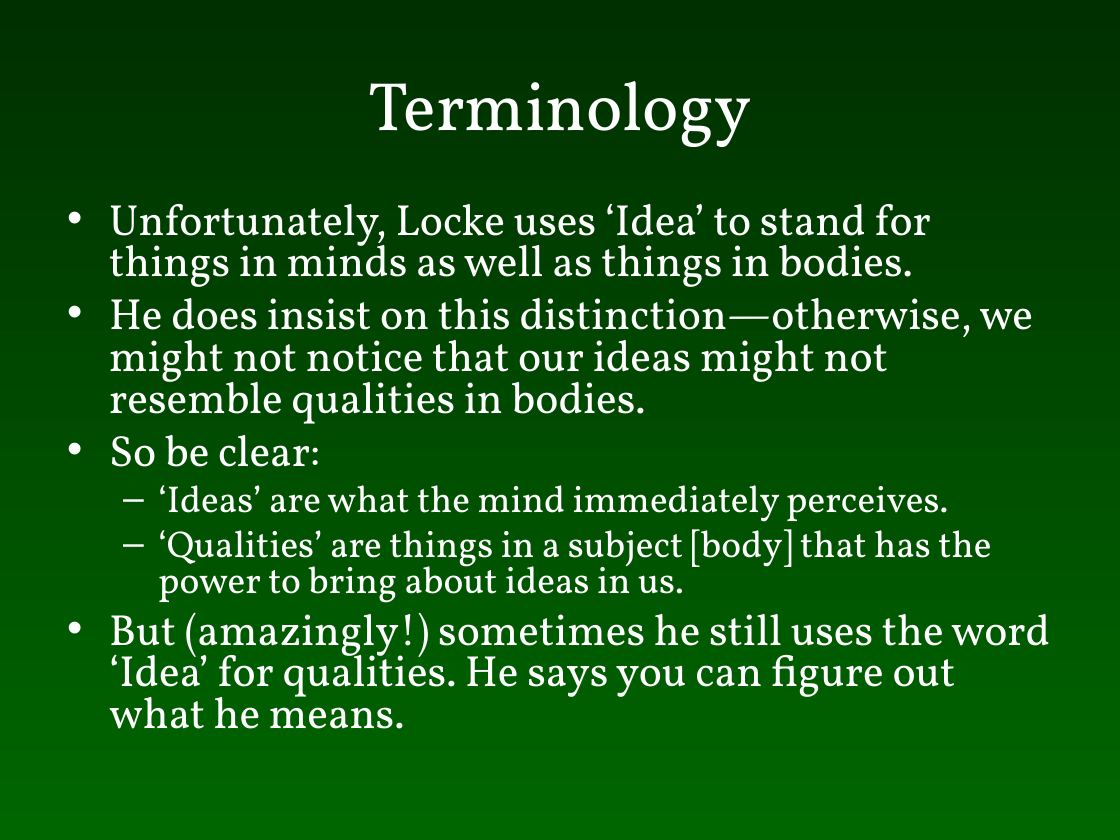
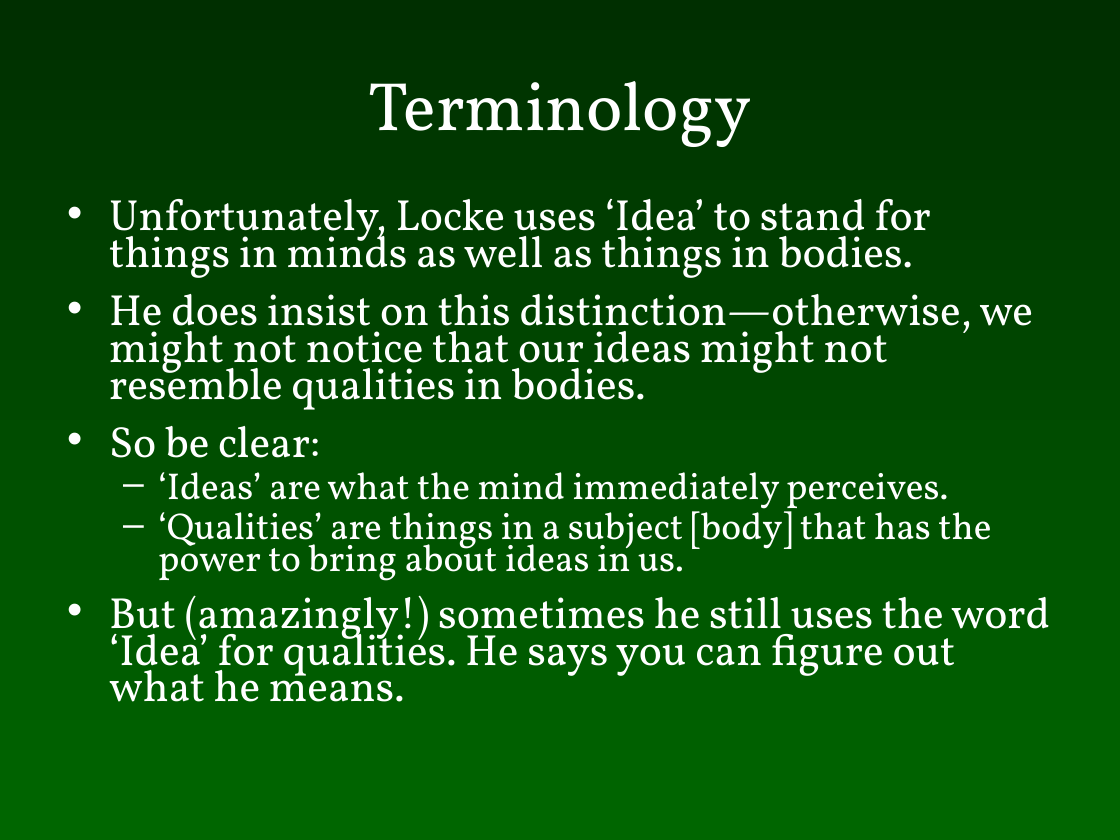
Before and after one commit to colemitchell/colemitchell.github.io, a slide deck: slide 24 of PHIL2220/Locke.ppt (slide 23 before the commit). Drawn at 1120x840 pixels with LibreOffice and Linux fonts; fonts in the diff are those of the drawing. Boxes give left, top, right and bottom in pixels: in the first picture for what was removed or moved away, otherwise in the second. Text is boxed around its words. In the diff, an @@ line names an element or a change of style, - is before the commit and + after.

```diff
--- a/PHIL2220/Locke.ppt
+++ b/PHIL2220/Locke.ppt
@@ text "Unfortunately, Locke uses ‘Idea’ to ..." at bbox=[109, 199, 1050, 702]: line spacing 0.8 to 0.7; more space between paragraphs @@
```
Also in this commit, not shown: 5 other slides changed, 1 slide added, 2 other files.
